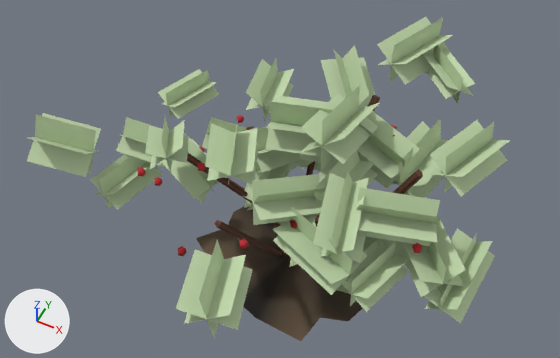
The glTF model packages/viewer-threejs/public/assets/resources/redberry/mature-lod1.glb as it was, and as the next commit left it.
Rendered twice from a camera (50 mm lens) standing at (1.88, -4.05, 6.0) and looking at (-0.17, 0.05, 0.88). Arrows for +X, +Y and +Z are at lower left; the lights stay in place. The older version comes first. Where no turn or scale is listed for an object, it has been applied to the vertices. Vertices at exactly the same position are counted once.

The older version as bpy lines, for what is in view:
```python
ob_redberry_buried_stems_ground_blend_and_fruit = bpy.data.objects.new('redberry-buried-stems-ground-blend-and-fruit', me_mesh_0)
ob_redberry_buried_stems_ground_blend_and_fruit.location = (0.0, 0.0, 0.0)
ob_redberry_leaf_sprays = bpy.data.objects.new('redberry-leaf-sprays', me_mesh_1)
ob_redberry_leaf_sprays.location = (0.0, 0.0, 0.0)
```
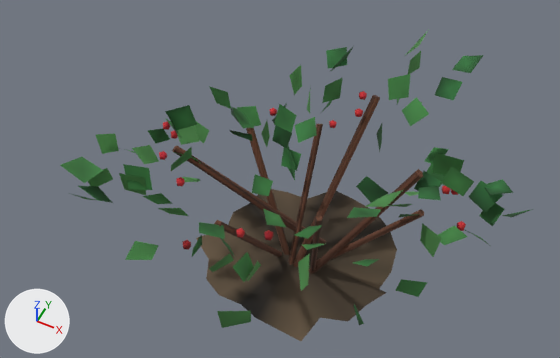
Pixel boxes [x1, y1, x2, y2] of what changed, in the pictures (560 x 358 px; the box of a moved part takes in the faces that stretch with it):
'redberry-leaf-sprays', deleted (green): before [27, 17, 510, 338]
'redberry-buried-stems-ground-blend-and-fruit', reshaped: before [137, 95, 423, 341]; after [159, 91, 466, 341]
'redberry-individual-ovate-leaves', added: after [60, 32, 533, 328]
part 1 of me_mesh_0, moved or reshaped: before [178, 246, 186, 256]; after [183, 240, 191, 250]
part 2 of me_mesh_0, moved or reshaped (not visible before): after [359, 91, 367, 100]
part 3 of me_mesh_0, moved or reshaped: before [197, 162, 206, 171]; after [176, 177, 185, 186]
part 4 of me_mesh_0, moved or reshaped (not visible before): after [442, 185, 450, 194]
part 5 of me_mesh_0, moved or reshaped: before [154, 177, 162, 186]; after [171, 131, 178, 139]
part 6 of me_mesh_0, moved or reshaped: before [412, 243, 422, 253]; after [457, 221, 466, 231]
part 7 of me_mesh_0, moved or reshaped: before [237, 115, 244, 123]; after [270, 108, 277, 116]
part 8 of me_mesh_0, moved or reshaped: before [290, 220, 297, 229]; after [264, 230, 273, 240]
part 9 of me_mesh_0, moved or reshaped (not visible before): after [329, 120, 337, 128]
part 10 of me_mesh_0, moved or reshaped: before [239, 239, 248, 249]; after [236, 228, 245, 238]
part 11 of me_mesh_0, moved or reshaped: before [391, 125, 397, 129]; after [355, 108, 363, 117]
part 12 of me_mesh_0, moved or reshaped: before [137, 167, 146, 176]; after [159, 151, 167, 160]
part 13 of me_mesh_0, moved or reshaped: before [199, 147, 205, 152]; after [163, 122, 170, 130]

Edits to the bpy script that builds the scene:
```text
Change mat_material_1:
    remove # nodes: BsdfPrincipled, Math x2, Mix, OutputMaterial, VertexColor
    remove # colours: green #c3d8ad, mixed with the vertex colours
    nodes: BsdfPrincipled, OutputMaterial, VertexColor
Change me_mesh_0:
    used by ob_redberry_buried_stems_ground_blend_and_fruit; location = (0.0, 0.0, 0.0)
    remove me_mesh_0.from_pydata(...)  # 302 vertices, 484 faces; spans x -1.13..1.26, y -1.2..1.0, z -0.16..1.53
    add me_mesh_0.from_pydata(...)  # 302 vertices, 484 faces; spans x -1.42..1.47, y -1.1..0.96, z -0.16..1.52
    me_mesh_0 part 1: the loose piece of 12 vertices spanning x -0.45..-0.39, y -1.2..-1.13, z 1.09..1.17 is moved by (-0.02, 0.1, -0.05)
    me_mesh_0 part 2: the loose piece of 12 vertices spanning x 0.48..0.54, y 0.5..0.57, z 1.36..1.45 is moved by (-0.27, 0.3, 0.0)
    me_mesh_0 part 3: the loose piece of 12 vertices spanning x -0.7..-0.64, y -0.46..-0.39, z 1.22..1.3 is moved by (-0.07, -0.22, 0.0)
    me_mesh_0 part 4: the loose piece of 12 vertices spanning x 1.17..1.24, y 0.24..0.31, z 1.45..1.53 is moved by (0.03, -0.08, -0.19)
    me_mesh_0 part 5: the loose piece of 12 vertices spanning x -1.13..-1.06, y -0.52..-0.46, z 0.88..0.96 is moved by (-0.19, 0.57, -0.01)
    me_mesh_0 part 6: the loose piece of 12 vertices spanning x 1.19..1.26, y -0.49..-0.42, z 1.27..1.35 is moved by (0.21, 0.52, -0.2)
    me_mesh_0 part 7: the loose piece of 12 vertices spanning x -0.82..-0.76, y 0.42..0.49, z 0.96..1.04 is moved by (0.24, 0.21, 0.02)
    me_mesh_0 part 8: the loose piece of 12 vertices spanning x 0.27..0.33, y -0.69..-0.62, z 1.26..1.34 is moved by (-0.08, -0.28, 0.14)
    me_mesh_0 part 9: the loose piece of 12 vertices spanning x -0.14..-0.08, y 0.93..1.0, z 0.99..1.08 is moved by (0.05, -0.04, -0.2)
    me_mesh_0 part 10: the loose piece of 12 vertices spanning x 0.0..0.07, y -1.02..-0.95, z 1.24..1.32 is moved by (-0.16, 0.22, -0.21)
    me_mesh_0 part 11: the loose piece of 12 vertices spanning x 0.54..0.61, y 0.73..0.79, z 1.16..1.24 is moved by (-0.28, -0.14, 0.2)
    me_mesh_0 part 12: the loose piece of 12 vertices spanning x -1.09..-1.03, y -0.76..-0.69, z 1.25..1.34 is moved by (-0.04, 0.36, -0.17)
    me_mesh_0 part 13: the loose piece of 12 vertices spanning x -0.92..-0.86, y -0.13..-0.06, z 0.99..1.08 is moved by (-0.5, 0.21, -0.09)
    other edits to the shape of me_mesh_0 do not show in these pictures
Add me_mesh_1_1:
    me_mesh_1_1.from_pydata(...)  # 410 vertices, 328 faces; spans x -1.6..1.92, y -1.62..1.45, z 0.58..1.81
    me_mesh_1_1.materials.append(mat_material_1)
Remove ob_redberry_leaf_sprays:
    ob_redberry_leaf_sprays = bpy.data.objects.new('redberry-leaf-sprays', me_mesh_1)
    ob_redberry_leaf_sprays.location = (0.0, 0.0, 0.0)
Add ob_redberry_individual_ovate_leaves:
    ob_redberry_individual_ovate_leaves = bpy.data.objects.new('redberry-individual-ovate-leaves', me_mesh_1_1)
    ob_redberry_individual_ovate_leaves.location = (0.0, 0.0, 0.0)
```
